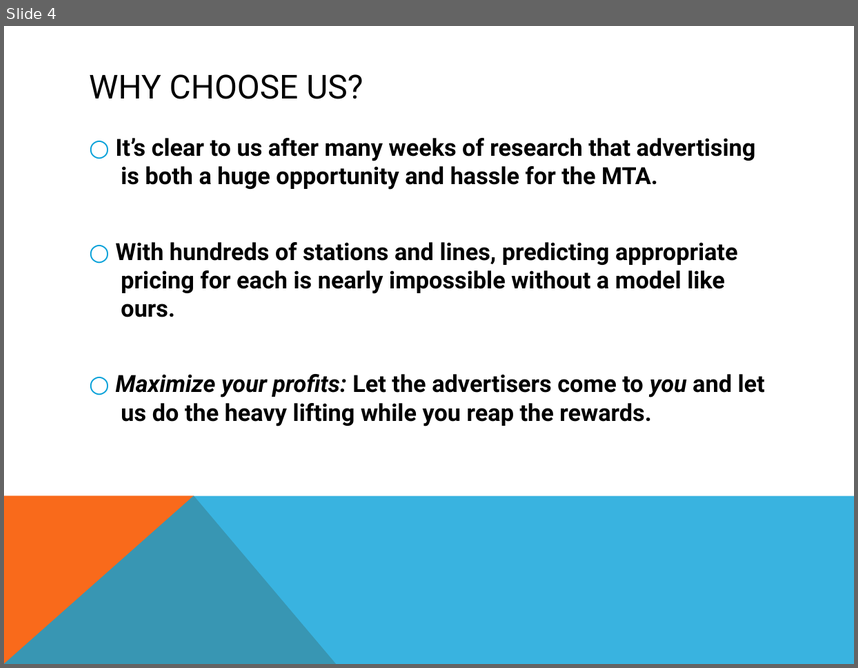
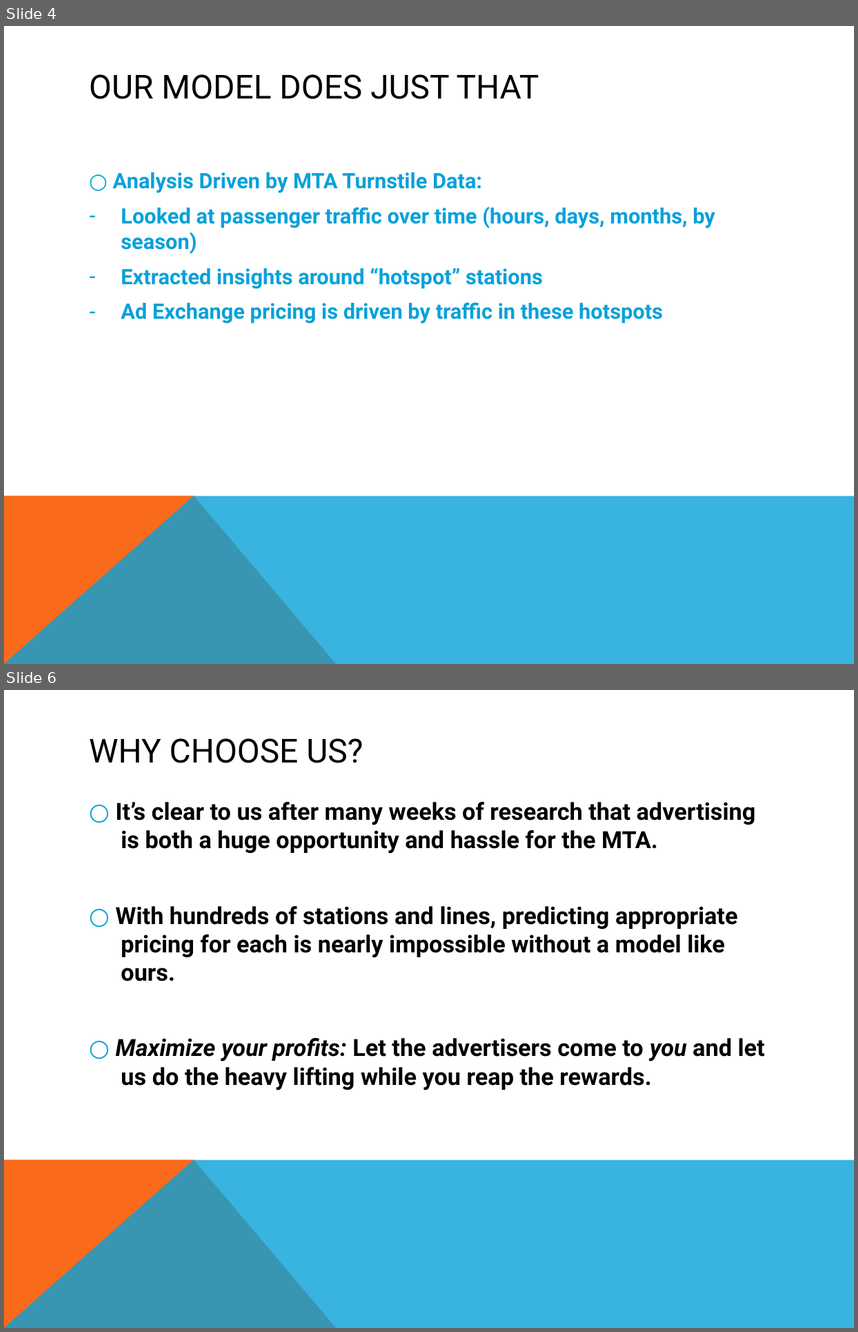
Before and after one commit to ashirwad08/MTA-data-exploration, a slide deck: benson-eway.pptx. Shown one above the other, each under a label of ours: slide 4 before the commit, slides 4 and 6 after it; the slides between them are not shown. The pictures are 858x668 and 858x1332 pixels, drawn with LibreOffice and Linux fonts; fonts in the diff are those of the drawing. Boxes give left, top, right and bottom in pixels: in the first picture for what was removed or moved away, otherwise in the second. Text is boxed around its words. In the diff, an @@ line names an element or a change of style, - is before the commit and + after.

```diff
--- a/benson-eway.pptx
+++ b/benson-eway.pptx
@@ slide 4 added at <box>4,26,854,664</box>, background #FFFFFF; not listed: 2 template elements that a slide beside it also shows @@
@@ title added at <box>89,74,539,99</box>, 28 pt, text #000000 @@
+OUR MODEL DOES JUST THAT
@@ text added at <box>113,172,715,323</box>, 18 pt, text #08A1D9, bold @@
+○ Analysis Driven by MTA Turnstile Data:
+– Looked at passenger traffic over time (hours, days, months, by season)
+– Extracted insights around “hotspot” stations
+– Ad Exchange pricing is driven by traffic in these hotspots
@@ what was slide 4 is now slide 6 @@
```
Also in this commit, not shown: 2 slides changed, 1 other slide added.
